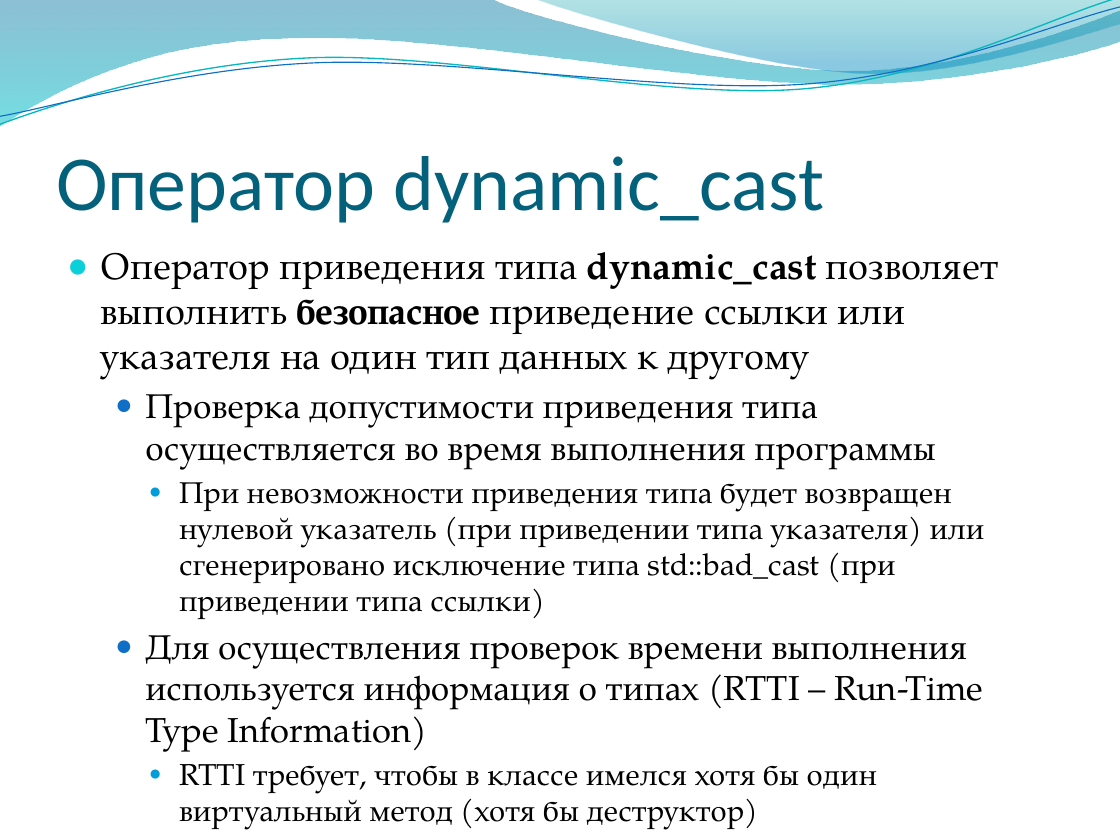
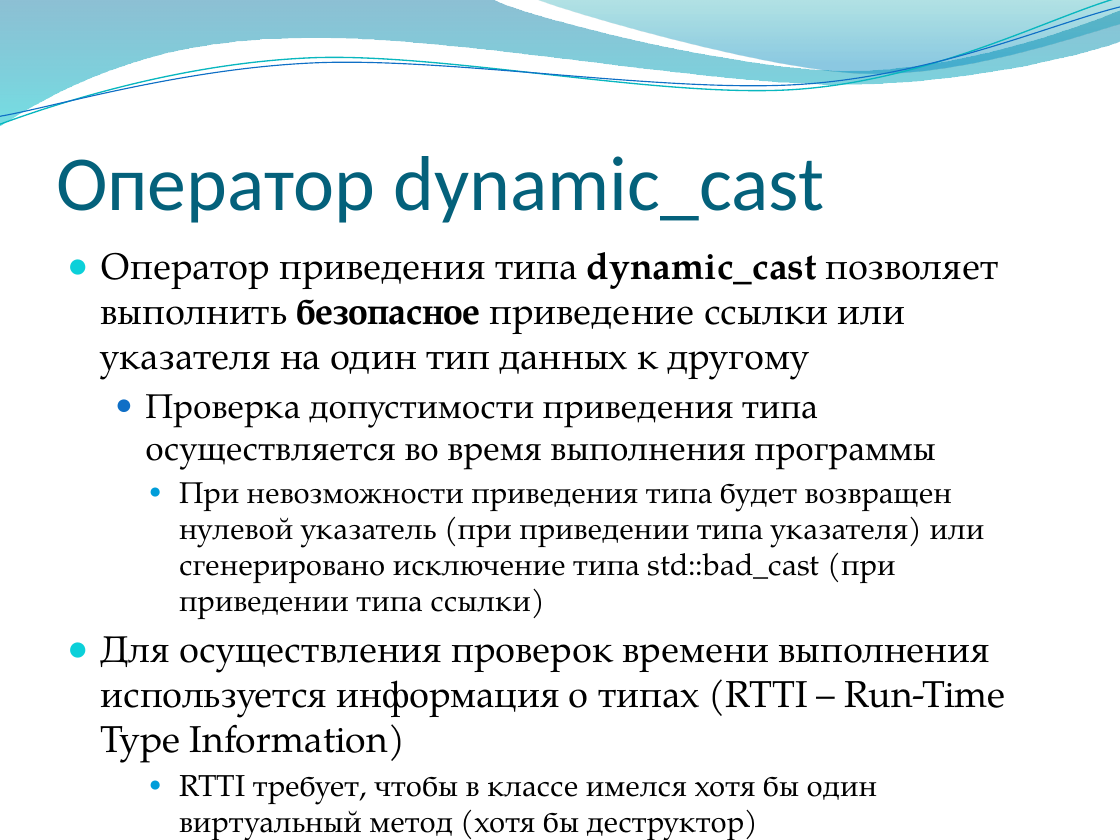
Before and after one commit to alexey-malov/oop, a slide deck: slide 61 of lectures/03/Композиция, наследование и полиморфизм.pptx. Drawn at 1120x840 pixels with LibreOffice and Linux fonts; fonts in the diff are those of the drawing; background and template pictures are left out. Boxes give left, top, right and bottom in pixels: in the first picture for what was removed or moved away, otherwise in the second. Text is boxed around its words. In the diff, an @@ line names an element or a change of style, - is before the commit and + after.

```diff
--- a/lectures/03/Композиция, наследование и полиморфизм.pptx
+++ b/lectures/03/Композиция, наследование и полиморфизм.pptx
@@ text at (101,636,1006,763): size 22.2 to 24.1 pt in "Для осуществления проверок времени выполнения используется и ..."; list level 2 to 1 in "Для осуществления проверок времени выполнения ..."; bullet colour #0F6FC6 to #0BD0D9 @@
```
Also in this commit, not shown: 3 other slides changed.
